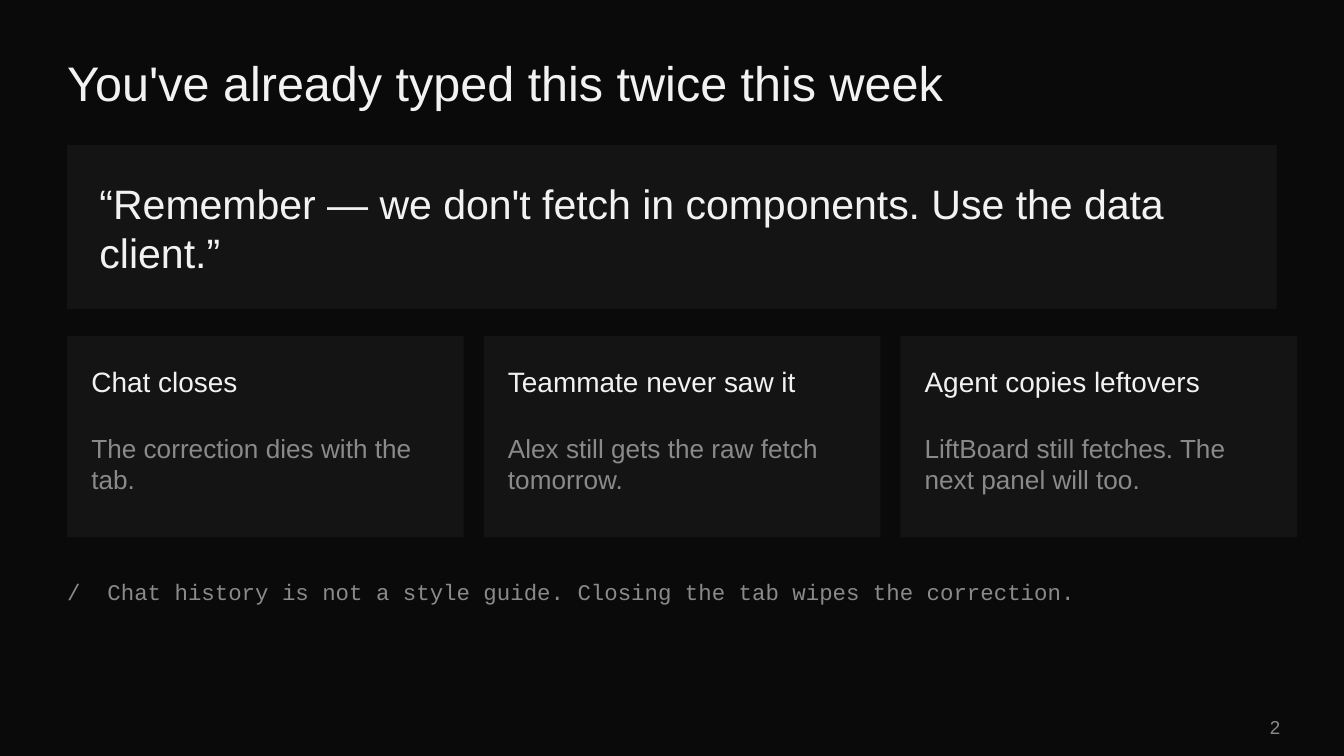
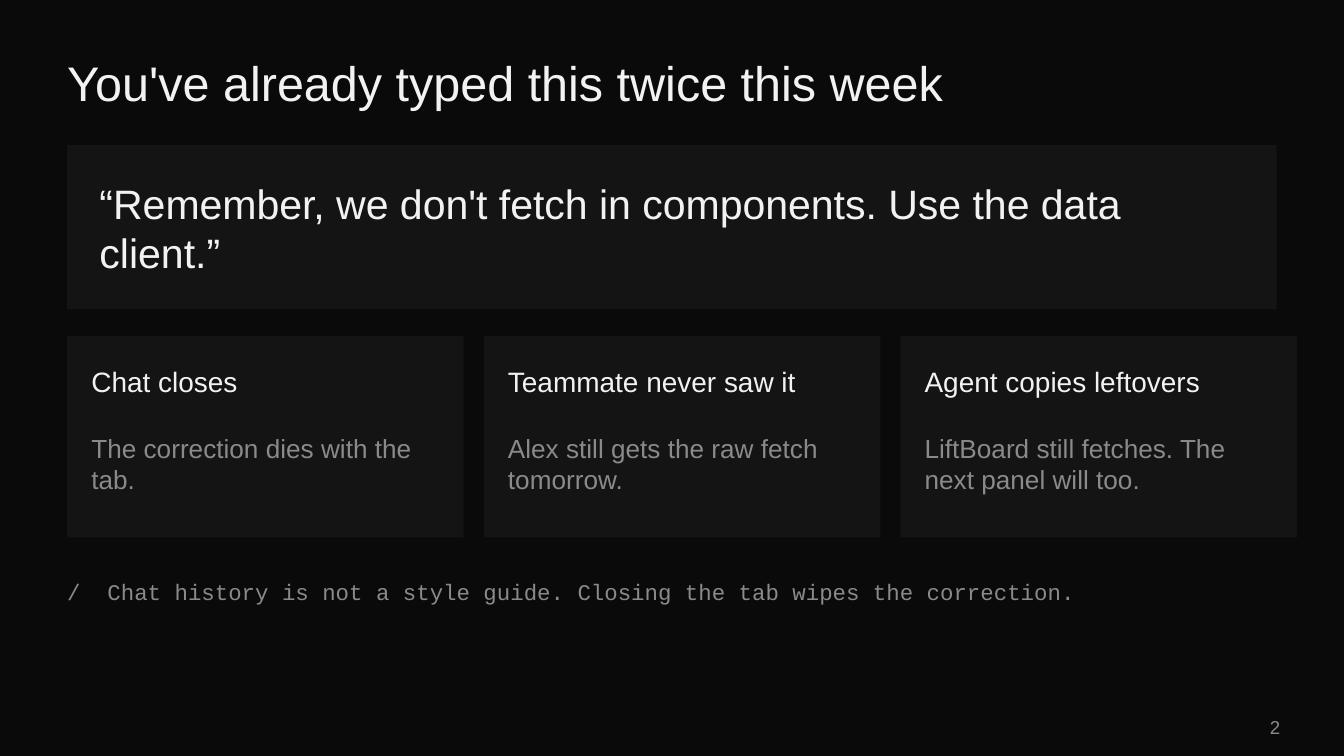
Before and after one commit to eveporcello/snowtooth-rules-teacher-guide, a slide deck: slide 2 of snowtooth-rules.pptx. Drawn at 1344x756 pixels with LibreOffice and Linux fonts; fonts in the diff are those of the drawing. Boxes give left, top, right and bottom in pixels: in the first picture for what was removed or moved away, otherwise in the second. Text is boxed around its words. In the diff, an @@ line names an element or a change of style, - is before the commit and + after.

```diff
--- a/snowtooth-rules.pptx
+++ b/snowtooth-rules.pptx
@@ text at <box>99,189,1121,269</box>: text changed @@
-“Remember — we don't fetch in components. Use the data client.”
+“Remember, we don't fetch in components. Use the data client.”
```
Also in this commit, not shown: 1 other slide changed, 2 other files.
